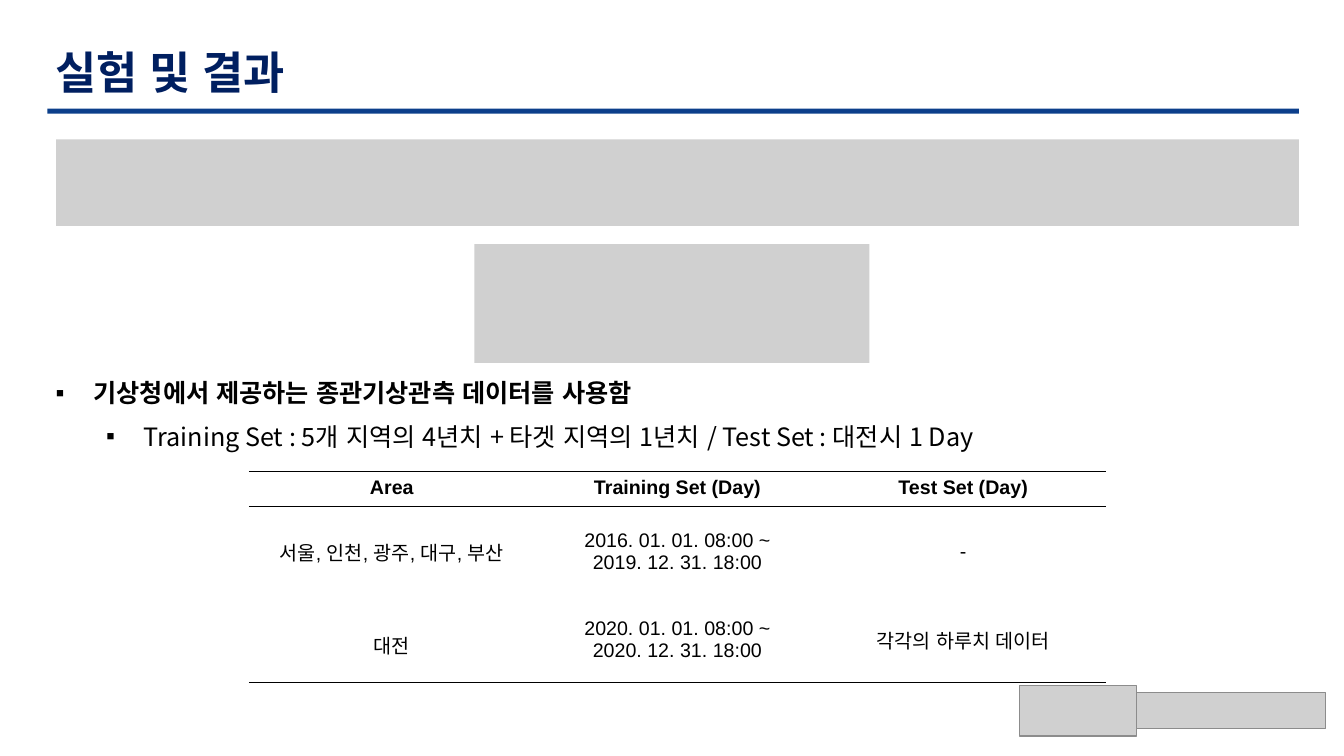
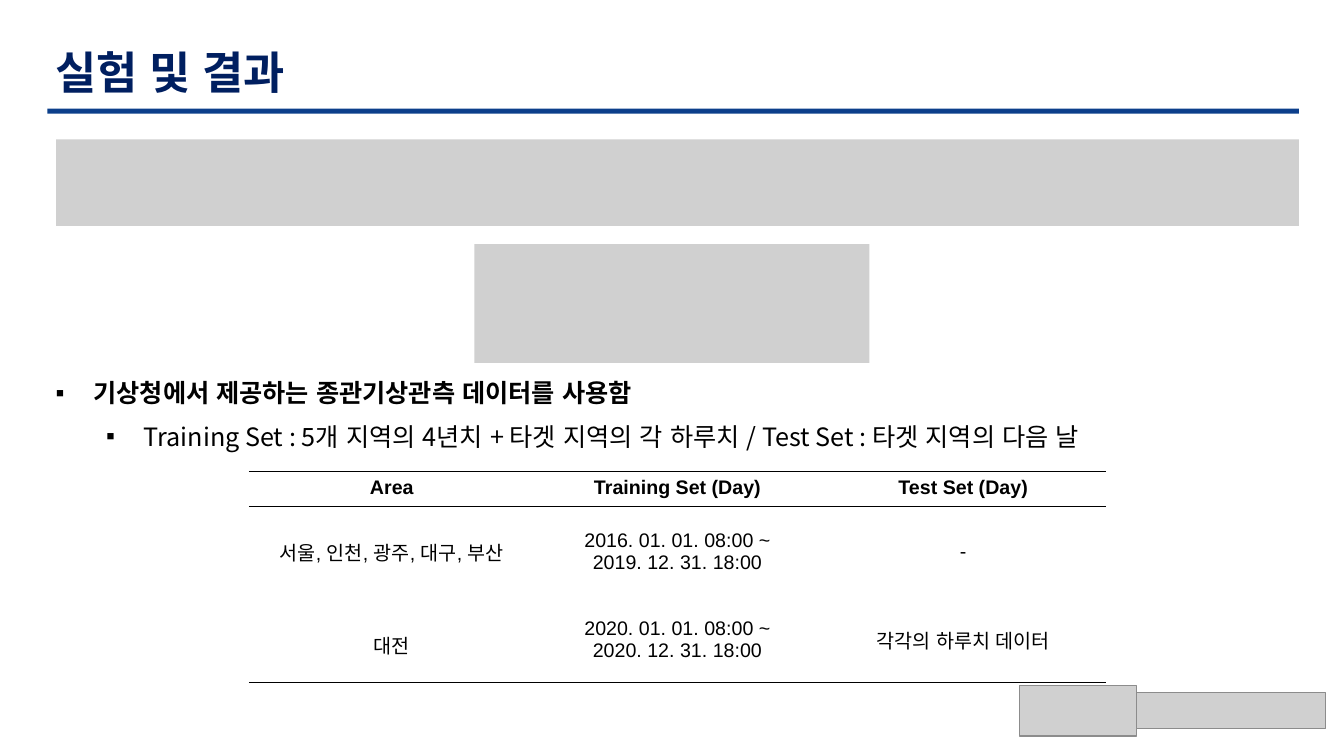
Before and after one commit to TaegyuHan/Solar_radiation_prediction_model, a slide deck: slide 12 of KICS_PT/[KICS] 모델 poster.pptx. Drawn at 1344x756 pixels with LibreOffice and Linux fonts; fonts in the diff are those of the drawing; grey boxes stand for pictures. Boxes give left, top, right and bottom in pixels: in the first picture for what was removed or moved away, otherwise in the second. Text is boxed around its words. In the diff, an @@ line names an element or a change of style, - is before the commit and + after.

```diff
--- a/KICS_PT/[KICS] 모델 poster.pptx
+++ b/KICS_PT/[KICS] 모델 poster.pptx
@@ text at <box>144,425,1079,452</box>: text changed @@
-  ▪ Training Set : 5개 지역의 4년치 + 타겟 지역의 1년치 / Test Set : 대전시 1 Day
+  ▪ Training Set : 5개 지역의 4년치 + 타겟 지역의 각 하루치 / Test Set : 타겟 지역의 다음 날
```
Also in this commit, not shown: 1 other slide changed.
